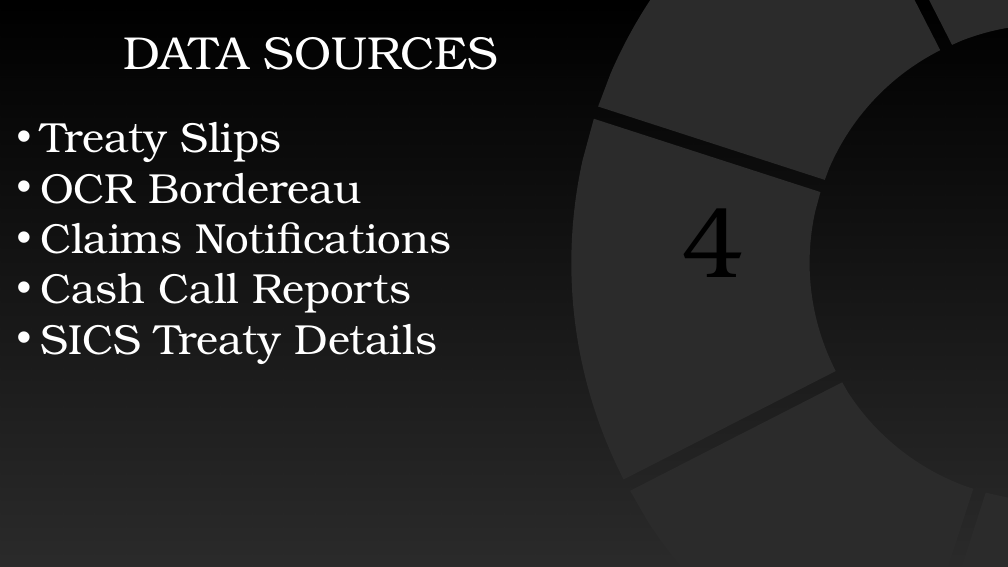
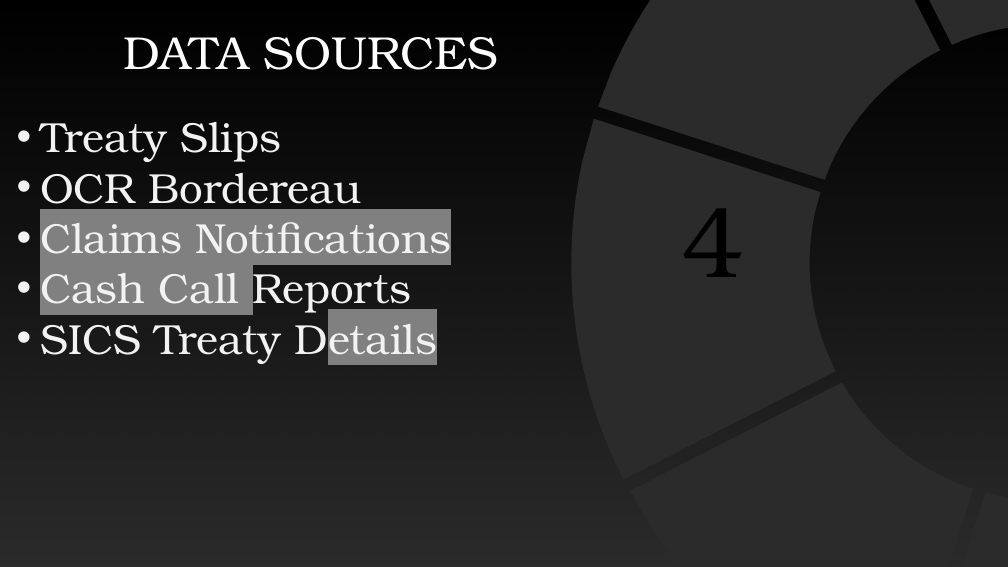
Before and after one commit to hacknovators-org/Presentation, a slide deck: slide 4 of Presentation1.pptx. Drawn at 1008x567 pixels with LibreOffice and Linux fonts; fonts in the diff are those of the drawing; background and template pictures are left out; a plain dark background stands for a picture behind light text. Boxes give left, top, right and bottom in pixels: in the first picture for what was removed or moved away, otherwise in the second. Text is boxed around its words. In the diff, an @@ line names an element or a change of style, - is before the commit and + after.

```diff
--- a/Presentation1.pptx
+++ b/Presentation1.pptx
@@ text "Treaty Slips" at (40, 122, 451, 364): text colour #FFFFFF to #F2F2F2; highlight none to #808080 in "Claims Notifications", "Cash Call", "Details" @@
```
Also in this commit, not shown: 1 other slide changed, 2 slides added, 2 slides removed, 2 other files.
